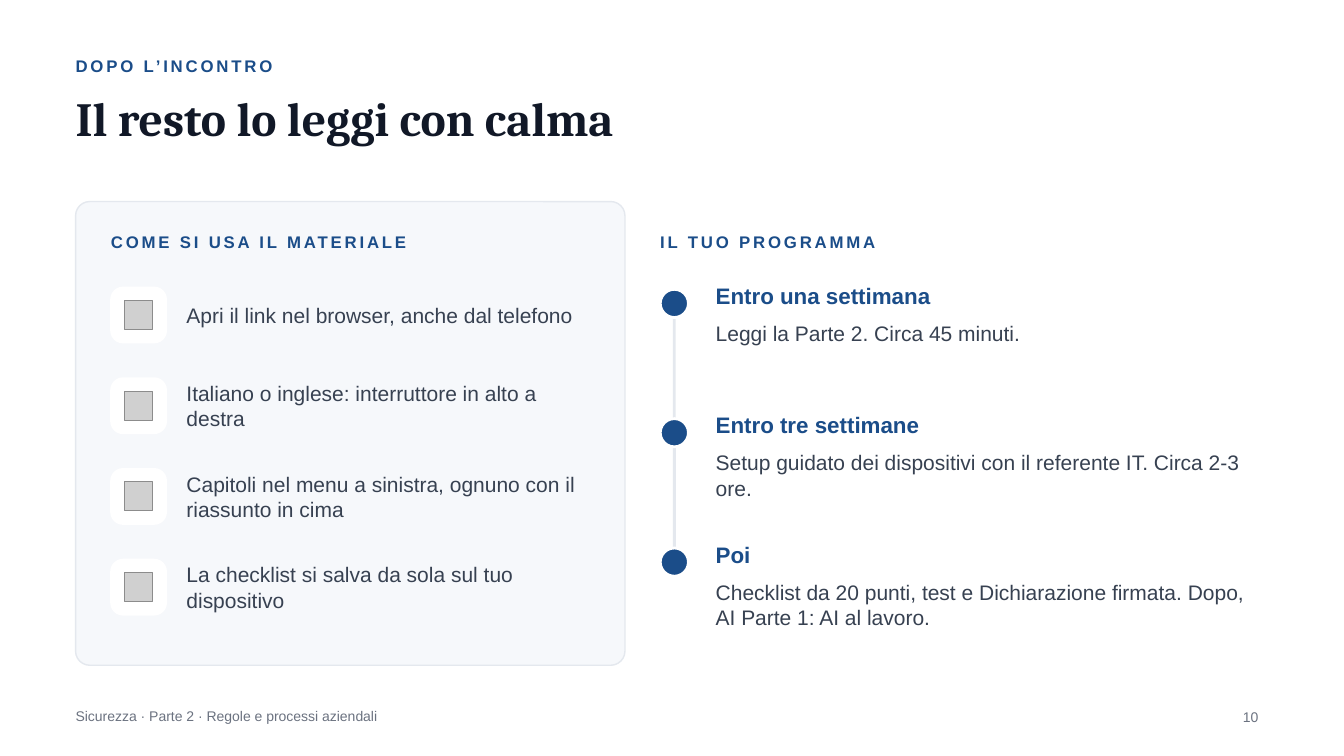
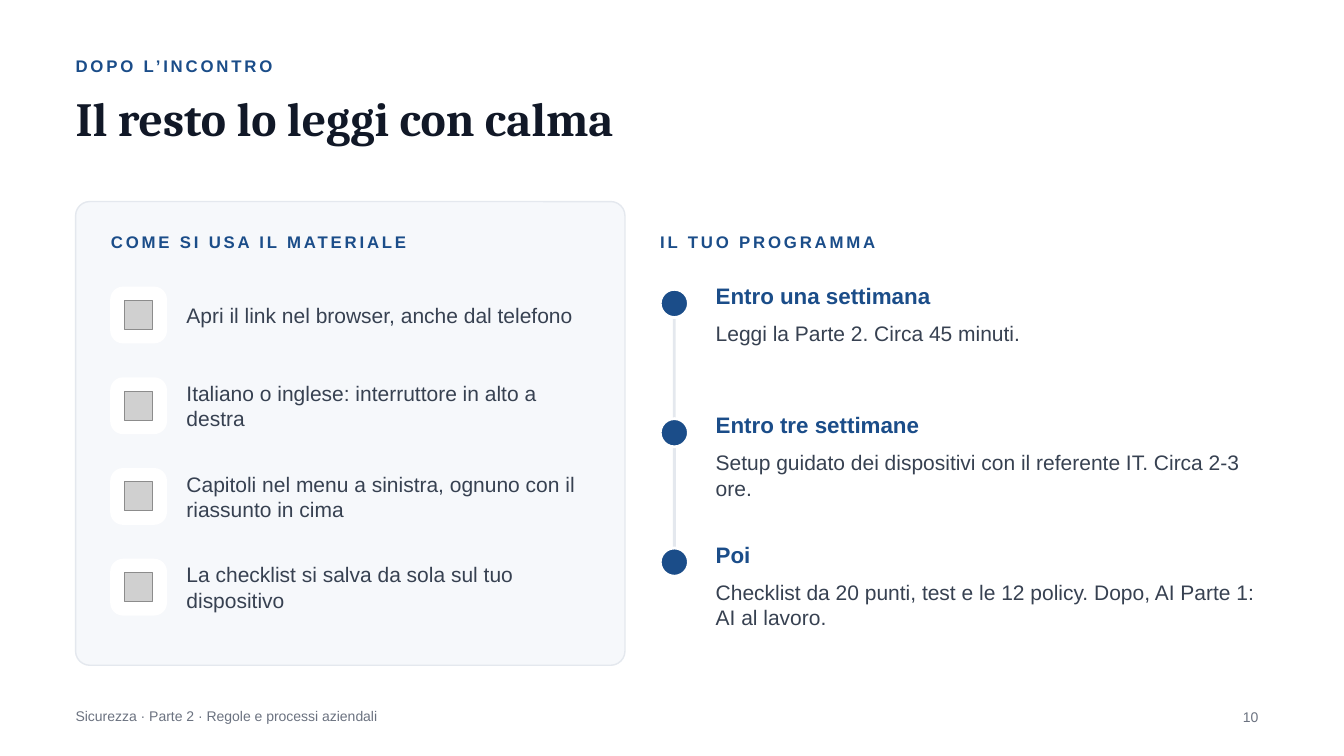
Before and after one commit to Mr-Hodler/IT-Security-AI-CrossCompany, a slide deck: slide 10 of Sicurezza Parte 2, Presentazione.pptx. Drawn at 1344x756 pixels with LibreOffice and Linux fonts; fonts in the diff are those of the drawing; grey boxes stand for pictures. Boxes give left, top, right and bottom in pixels: in the first picture for what was removed or moved away, otherwise in the second. Text is boxed around its words. In the diff, an @@ line names an element or a change of style, - is before the commit and + after.

Commit message:
v1.7: 20 nuovi punti da confronto PSP, nessun riferimento alla dichiarazione

```diff
--- a/Sicurezza Parte 2, Presentazione.pptx
+++ b/Sicurezza Parte 2, Presentazione.pptx
@@ text at (716,584,1253,625): text changed @@
-Checklist da 20 punti, test e Dichiarazione firmata. Dopo, AI Parte 1: AI al lavoro.
+Checklist da 20 punti, test e le 12 policy. Dopo, AI Parte 1: AI al lavoro.
```
Also in this commit, not shown: 1 other slide changed, 5 other files.
